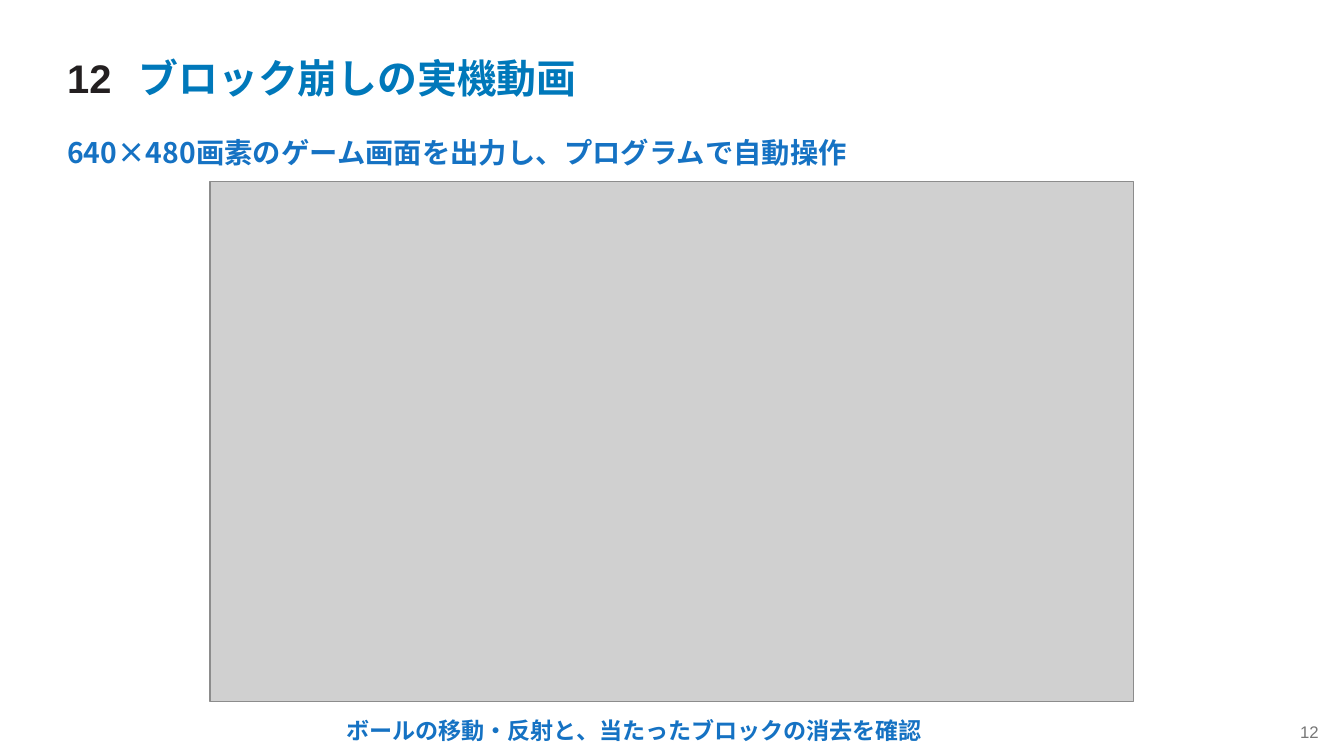
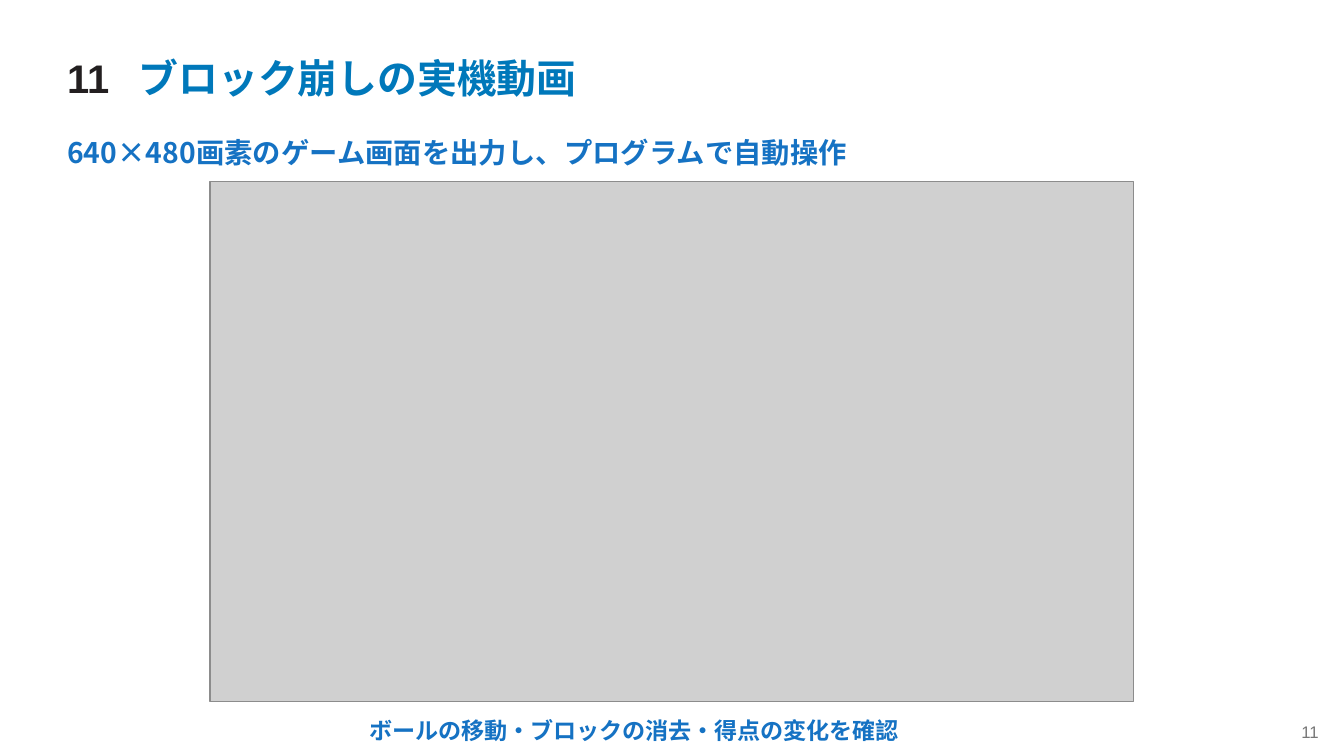
Before and after one commit to SoshiroFujimori/wally-game-console-research, a slide deck: slide 11 of docs/presentation/中間発表_主要事項.pptx (slide 12 before the commit). Drawn at 1344x756 pixels with LibreOffice and Linux fonts; fonts in the diff are those of the drawing; grey boxes stand for pictures. Boxes give left, top, right and bottom in pixels: in the first picture for what was removed or moved away, otherwise in the second. Text is boxed around its words. In the diff, an @@ line names an element or a change of style, - is before the commit and + after.

```diff
--- a/docs/presentation/中間発表_主要事項.pptx
+++ b/docs/presentation/中間発表_主要事項.pptx
@@ text at (67, 65, 109, 93): text changed @@
-12
+11
@@ text at (370, 719, 899, 741): text changed @@
-ボールの移動・反射と、当たったブロックの消去を確認
+ボールの移動・ブロックの消去・得点の変化を確認
@@ text at (1301, 726, 1318, 738): text changed @@
-12
+11
```
Also in this commit, not shown: 8 other slides changed, 8 slides added, 8 slides removed, 22 other files.
